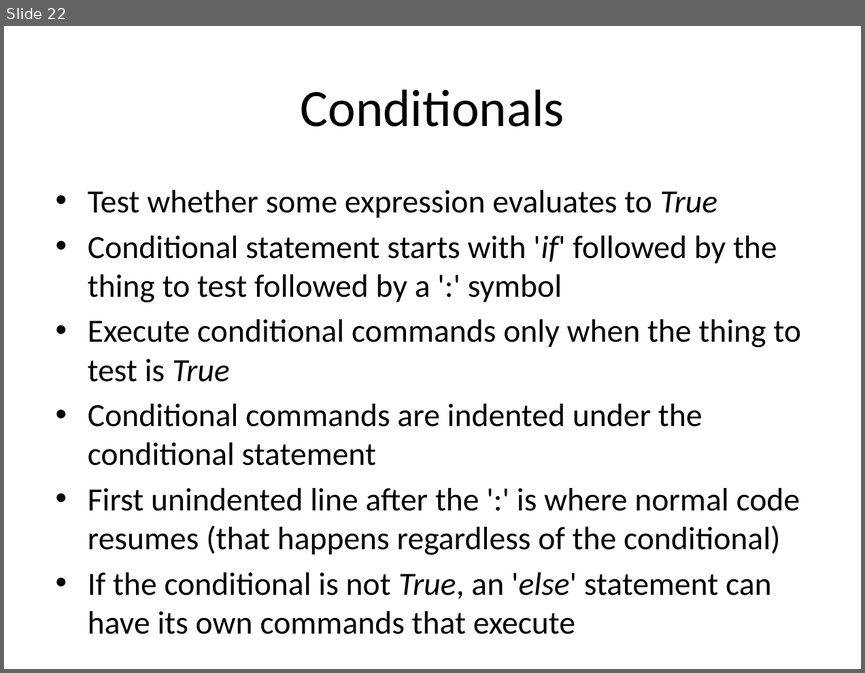
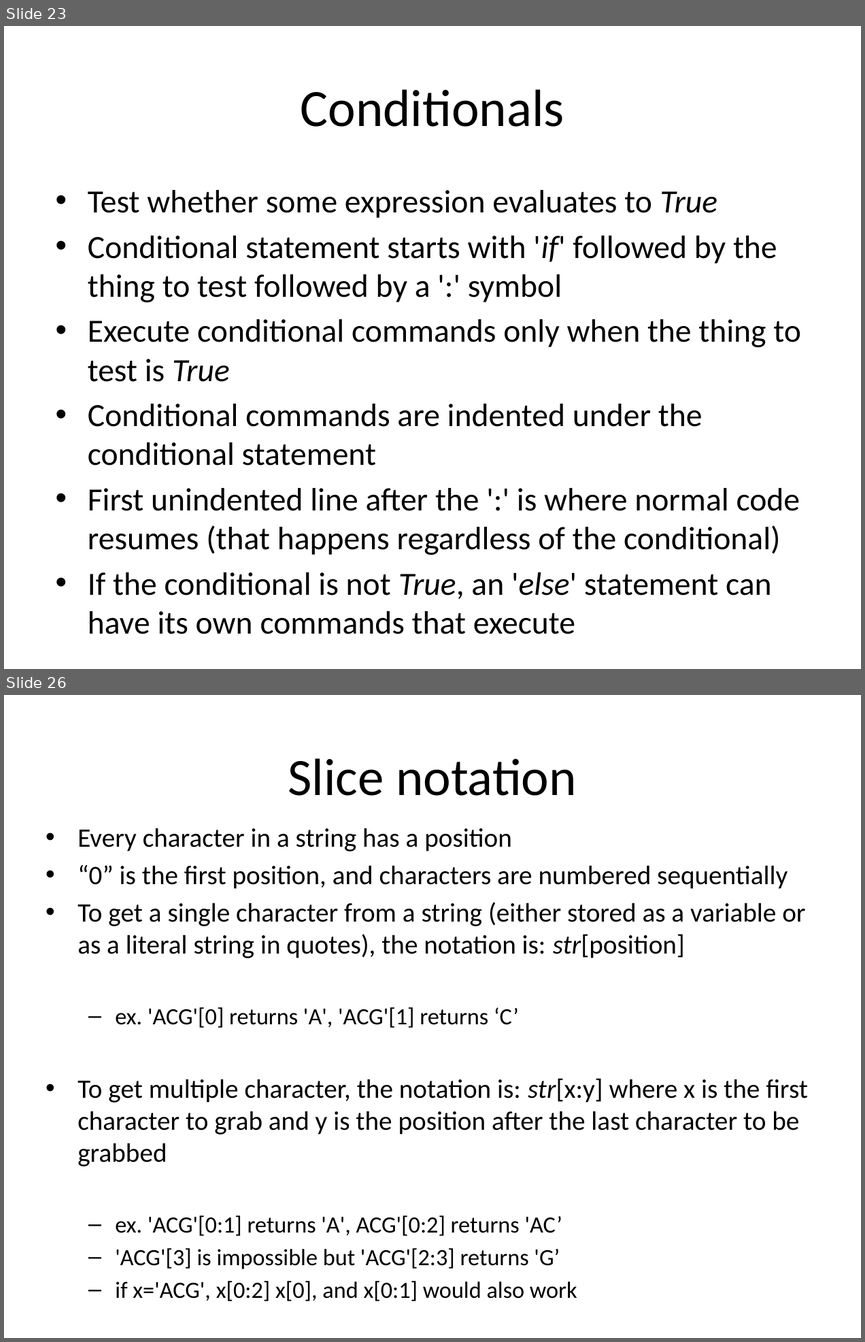
Before and after one commit to GSBS-Bootstrappers/bootstrappers-courses, a slide deck: python1/Python_I/Python I.pptx. Shown one above the other, each under a label of ours: slide 22 before the commit, slides 23 and 26 after it; the slides between them are not shown. The pictures are 865x673 and 865x1342 pixels, drawn with LibreOffice and Linux fonts; fonts in the diff are those of the drawing. Boxes give left, top, right and bottom in pixels: in the first picture for what was removed or moved away, otherwise in the second. Text is boxed around its words. In the diff, an @@ line names an element or a change of style, - is before the commit and + after.

```diff
--- a/python1/Python_I/Python I.pptx
+++ b/python1/Python_I/Python I.pptx
@@ slide 26 added at bbox=[4, 695, 861, 1338], background #FFFFFF @@
@@ title added at bbox=[288, 758, 577, 796], 44 pt, text #000000 @@
+Slice notation
@@ text added at bbox=[77, 828, 808, 1301], 22.4 pt, text #000000 @@
+• Every character in a string has a position
+• “0” is the first position, and characters are numbered sequentially
+• To get a single character from a string (either stored as a variable or as a literal string in quotes), the notation is: str[position]
+  – ex. 'ACG'[0] returns 'A', 'ACG'[1] returns ‘C’
+• To get multiple character, the notation is: str[x:y] where x is the first character to grab and y is the position after the last character to be grabbed
+  – ex. 'ACG'[0:1] returns 'A', ACG'[0:2] returns 'AC’
+  – 'ACG'[3] is impossible but 'ACG'[2:3] returns 'G’
+  – if x='ACG', x[0:2] x[0], and x[0:1] would also work
@@ what was slide 22 is now slide 23 @@
```
Also in this commit, not shown: 2 slides changed, 16 other slides added, 2 other files.
